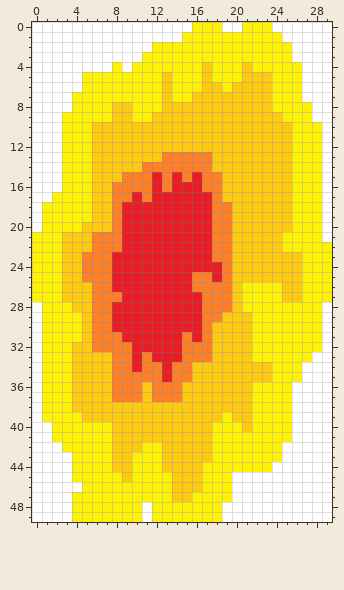
Two versions of one pixel-art sprite, images/detruit.png. Above: the version before the commit.
The file is 30x50 pixels.
After the commit:
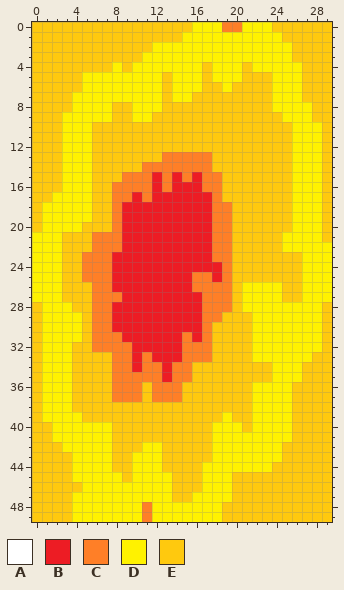
Palette (. is transparent): A #ffffff  B #ed1c24  C #ff7f27  D #fff200  E #ffc90e
What changed:
y 0: x 0..15 AAAAAAAAAAAAAAAA -> EEEEEEEEEEEEEEEE; x 19..20 AA -> CC; x 24..29 AAAAAA -> EEEEEE
y 1: x 0..14 AAAAAAAAAAAAAAA -> EEEEEEEEEEEEEEE; x 25..29 AAAAA -> EEEEE
y 2: x 0..11 AAAAAAAAAAAA -> EEEEEEEEEEEE; x 26..29 AAAA -> EEEE
y 3: x 0..10 AAAAAAAAAAA -> EEEEEEEEEEE; x 26..29 AAAA -> EEEE
y 4: x 0..7 AAAAAAAA -> EEEEEEEE; x 9 A -> E; x 27..29 AAA -> EEE
y 5..6: x 0..4 AAAAA -> EEEEE; x 27..29 AAA -> EEE
y 7: x 0..3 AAAA -> EEEE; x 27..29 AAA -> EEE
y 8: x 0..3 AAAA -> EEEE; x 28..29 AA -> EE
y 9: x 0..2 AAA -> EEE; x 28..29 AA -> EE
y 10..16: x 0..2 AAA -> EEE; x 29 A -> E
y 17: x 0..1 AA -> EE; x 29 A -> E
y 18..20: x 0 A -> E; x 29 A -> E
y 21: x 29 A -> E
y 28..32: x 0 A -> E; x 29 A -> E
y 33: x 0 A -> E; x 28..29 AA -> EE
y 34..35: x 0 A -> E; x 27..29 AAA -> EEE
y 36..39: x 0 A -> E; x 26..29 AAAA -> EEEE
y 40..41: x 0..1 AA -> EE; x 26..29 AAAA -> EEEE
y 42: x 0..2 AAA -> EEE; x 25..29 AAAAA -> EEEEE
y 43: x 0..3 AAAA -> EEEE; x 25..29 AAAAA -> EEEEE
y 44: x 0..3 AAAA -> EEEE; x 24..29 AAAAAA -> EEEEEE
y 45: x 0..3 AAAA -> EEEE; x 20..29 AAAAAAAAAA -> EEEEEEEEEE
y 46: x 0..4 AAAAA -> EEEEE; x 20..29 AAAAAAAAAA -> EEEEEEEEEE
y 47: x 0..3 AAAA -> EEEE; x 20..29 AAAAAAAAAA -> EEEEEEEEEE
y 48..49: x 0..3 AAAA -> EEEE; x 11 A -> C; x 19..29 AAAAAAAAAAA -> EEEEEEEEEEE
